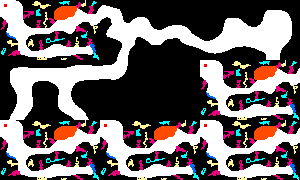
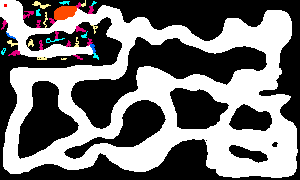
Revision of a layered 300 x 180 image; what changed, layer by layer:
painted on "underworld8" over [200, 120, 300, 180]
painted on "underworld7" over [100, 120, 200, 180]
painted on "underworld6" over [0, 120, 100, 180]
painted on "underworld5" over [200, 60, 300, 120]
painted on "underworld4" over [111, 66, 200, 120]
